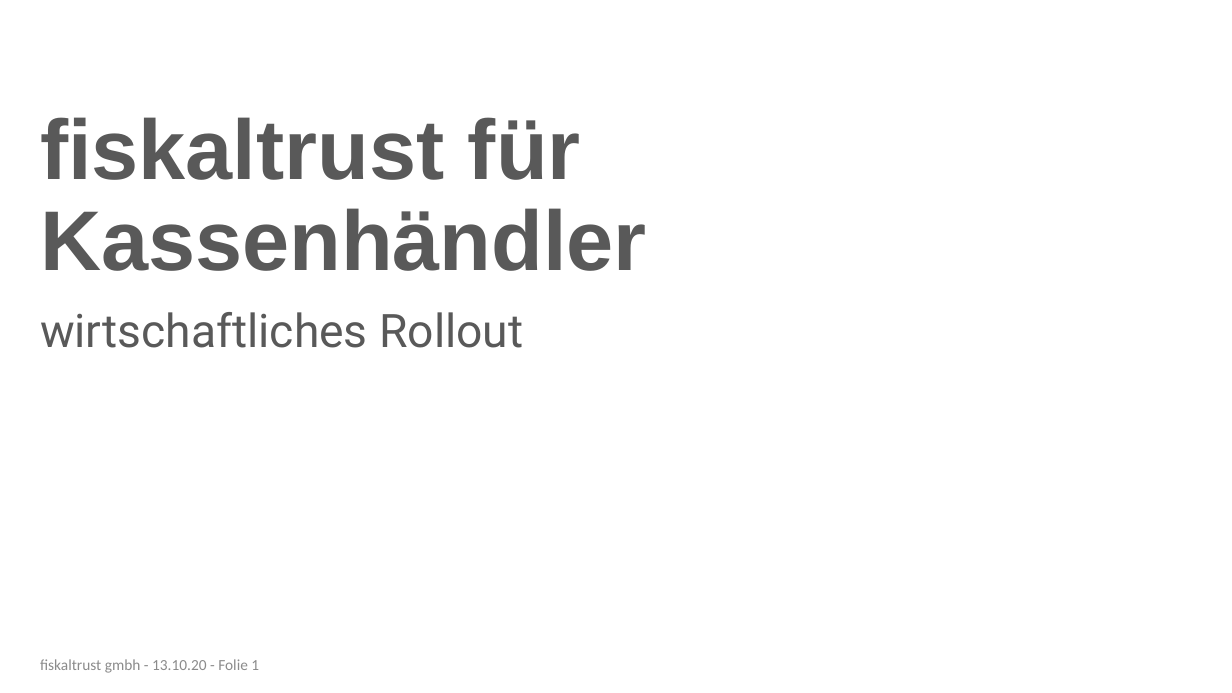
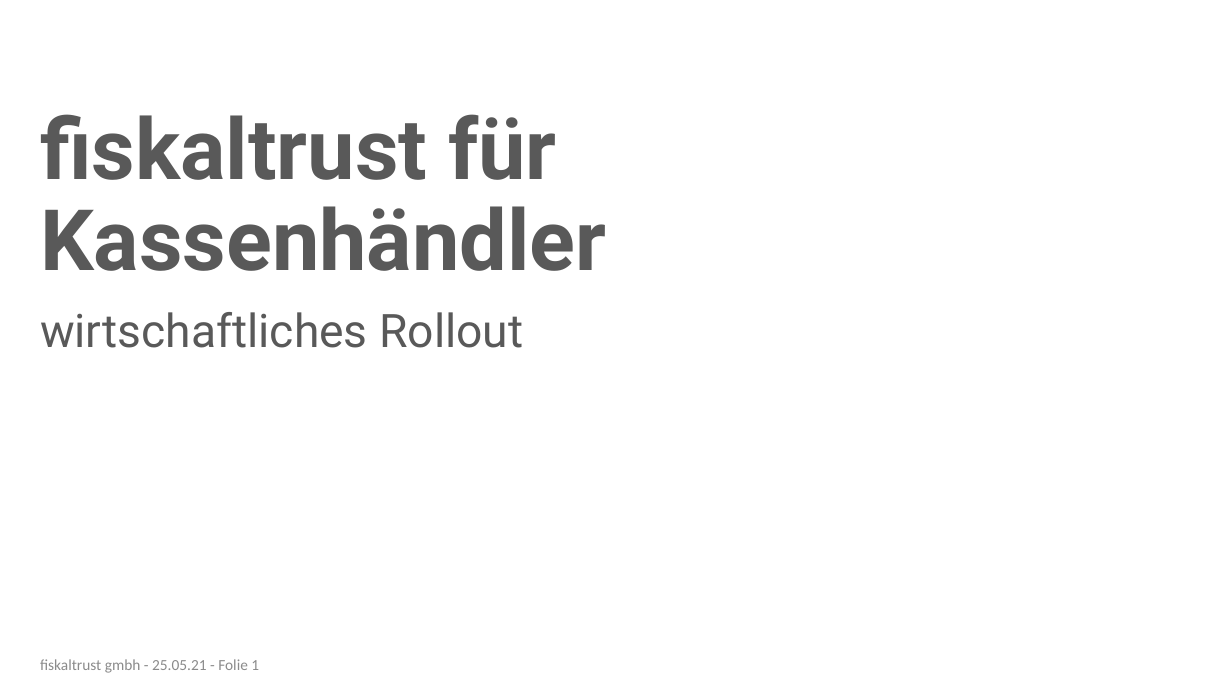
Before and after one commit to fiskaltrust/getting-started, a slide deck: slide 1 of posdealers/presentations/sales/media/posdealer-sales-rollout.pptx. Drawn at 1232x693 pixels with LibreOffice and Linux fonts; fonts in the diff are those of the drawing; background and template pictures are left out. Boxes give left, top, right and bottom in pixels: in the first picture for what was removed or moved away, otherwise in the second. Text is boxed around its words. In the diff, an @@ line names an element or a change of style, - is before the commit and + after.

```diff
--- a/posdealers/presentations/sales/media/posdealer-sales-rollout.pptx
+++ b/posdealers/presentations/sales/media/posdealer-sales-rollout.pptx
@@ title "fiskaltrust für Kassenhändler" at box(40, 114, 606, 271): font Arial to Roboto @@
@@ text at box(40, 659, 259, 673): text changed @@
-fiskaltrust gmbh - 13.10.20 - Folie 1
+fiskaltrust gmbh - 25.05.21 - Folie 1
```
Also in this commit, not shown: 17 other slides changed, 10 other files.
